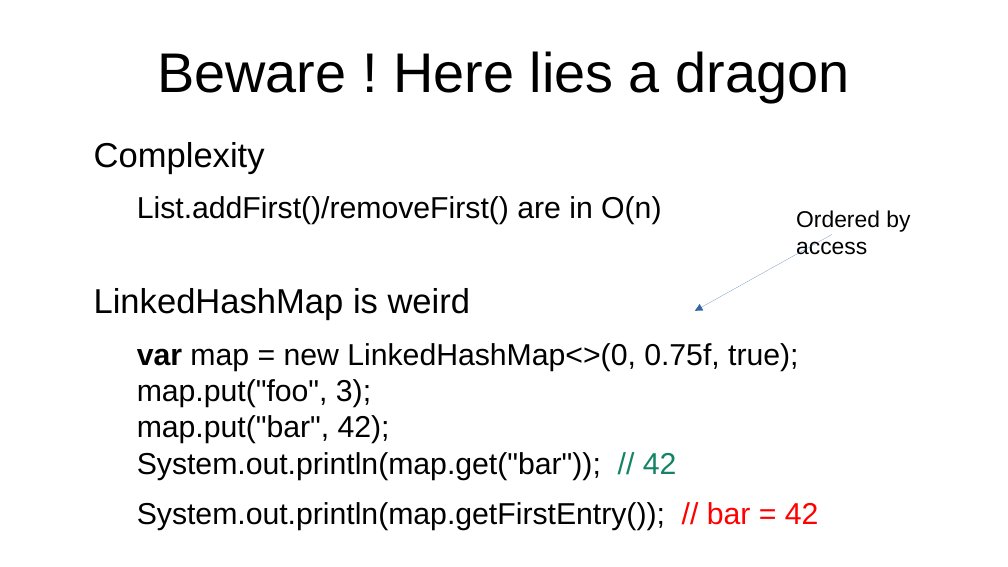
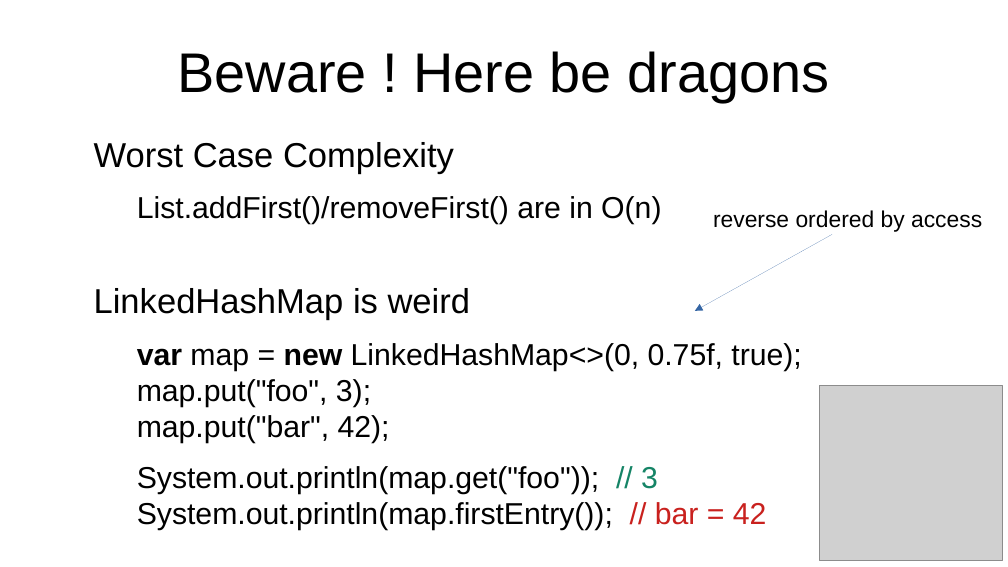
Before and after one commit to forax/java-21-demo, a slide deck: slide 33 of Java 21 add sparkle to your life.odp. Drawn at 1008x567 pixels with LibreOffice and Linux fonts; fonts in the diff are those of the drawing; grey boxes stand for pictures. Boxes give left, top, right and bottom in pixels: in the first picture for what was removed or moved away, otherwise in the second. Text is boxed around its words. In the diff, an @@ line names an element or a change of style, - is before the commit and + after.

```diff
--- a/Java 21 add sparkle to your life.odp
+++ b/Java 21 add sparkle to your life.odp
@@ title at (178, 51, 829, 102): text changed @@
-Beware ! Here lies a dragon
+Beware ! Here be dragons
@@ text at (94, 142, 454, 174): text changed @@
-Complexity
+Worst Case Complexity
@@ text at (713, 210, 982, 232): text changed @@
-Ordered by access
+reverse ordered by access
@@ text at (137, 343, 801, 530): text changed @@
-  var map = new LinkedHashMap<>(0, 0.75f, true);
-  map.put("foo", 3);
-  map.put("bar", 42);
-  System.out.println(map.get("bar")); // 42
-  System.out.println(map.getFirstEntry()); // bar = 42
+  var map = new LinkedHashMap<>(0, 0.75f, true);
+  map.put("foo", 3);
+  map.put("bar", 42);
+  System.out.println(map.get("foo")); // 3
+  System.out.println(map.firstEntry()); // bar = 42
@@ picture added at (820, 386, 1003, 561) @@
```
Also in this commit, not shown: 11 other slides changed, 1 other file.
